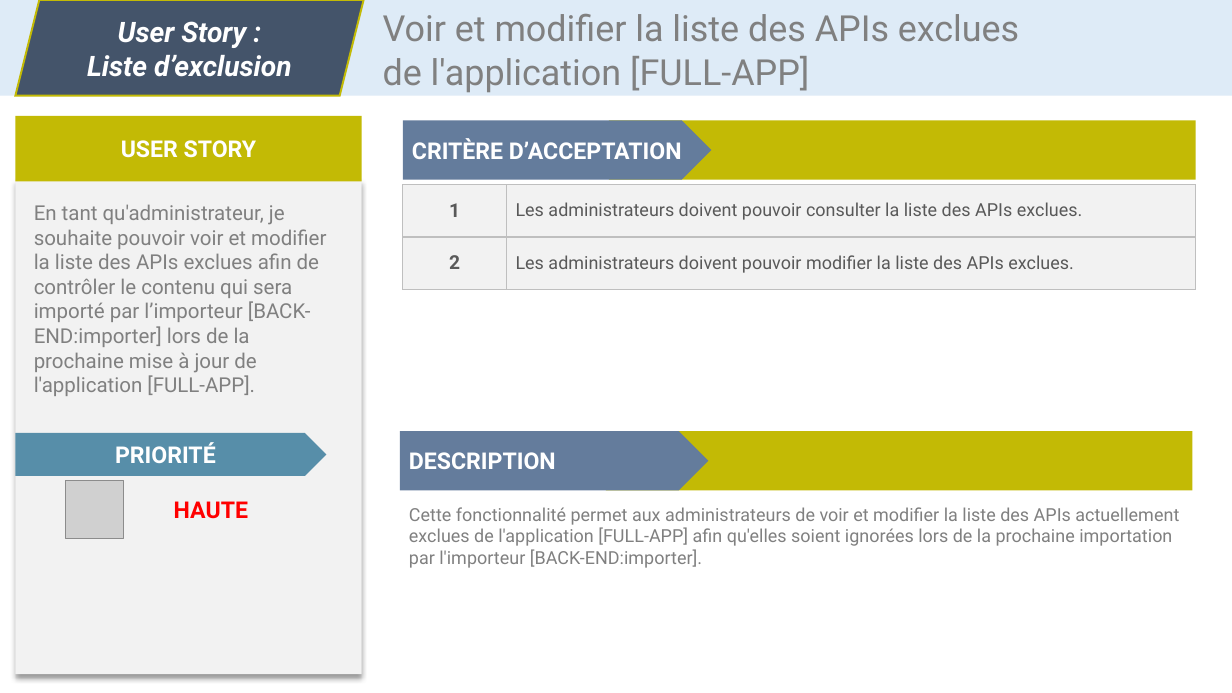
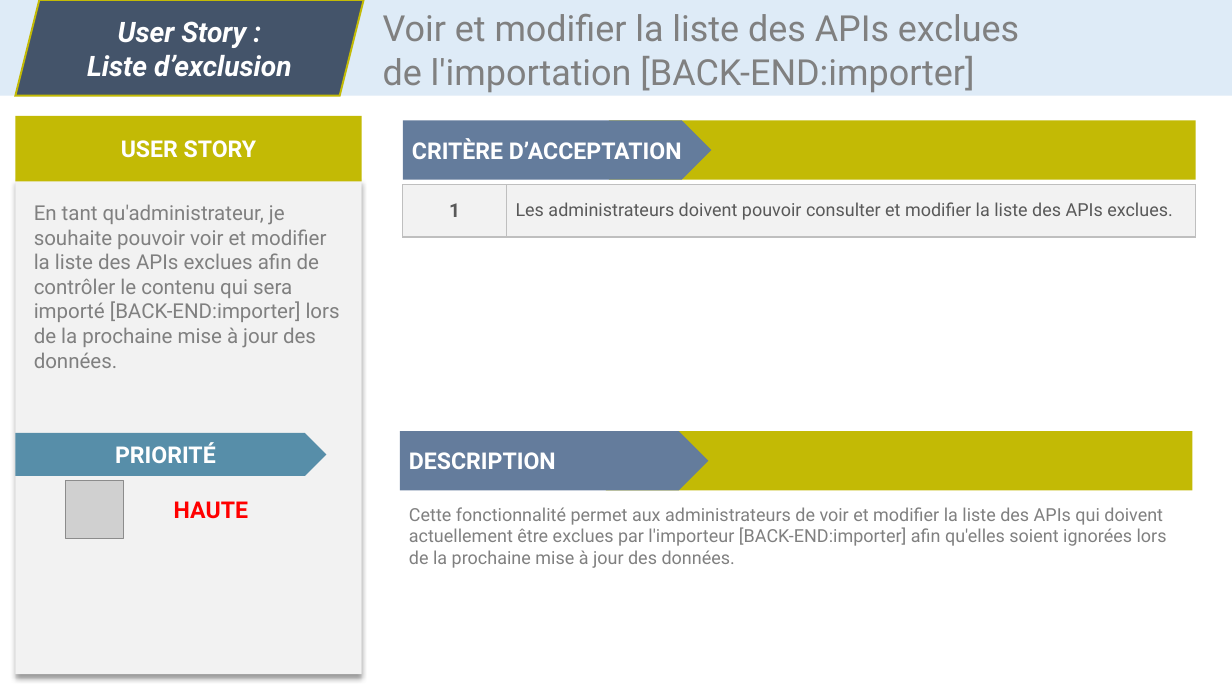
Before and after one commit to CC4K/api-catalog-development, a slide deck: slide 9 of reports/S3-User-Stories/user-stories-dev.odp. Drawn at 1232x693 pixels with LibreOffice and Linux fonts; fonts in the diff are those of the drawing; grey boxes stand for pictures. Boxes give left, top, right and bottom in pixels: in the first picture for what was removed or moved away, otherwise in the second. Text is boxed around its words. In the diff, an @@ line names an element or a change of style, - is before the commit and + after.

```diff
--- a/reports/S3-User-Stories/user-stories-dev.odp
+++ b/reports/S3-User-Stories/user-stories-dev.odp
@@ text at (383, 14, 1019, 92): text changed @@
-Voir et modifier la liste des APIs exclues de l'application [FULL-APP]
+Voir et modifier la liste des APIs exclues de l'importation [BACK-END:importer]
@@ text at (34, 204, 340, 368): text changed @@
-En tant qu'administrateur, je souhaite pouvoir voir et modifier la liste des APIs exclues afin de contrôler le contenu qui sera importé par l’importeur [BACK-END:importer] lors de la prochaine mise à jour de l'application [FULL-APP].
+En tant qu'administrateur, je souhaite pouvoir voir et modifier la liste des APIs exclues afin de contrôler le contenu qui sera importé [BACK-END:importer] lors de la prochaine mise à jour des données.
@@ table at (403, 185, 1195, 237) @@
-row 1: 1 | Les administrateurs doivent pouvoir consulter la liste des APIs exclues.
-row 2: 2 | Les administrateurs doivent pouvoir modifier la liste des APIs exclues.
+row 1: 1 | Les administrateurs doivent pouvoir consulter et modifier la liste des APIs exclues.
@@ text at (409, 507, 1167, 568): text changed @@
-Cette fonctionnalité permet aux administrateurs de voir et modifier la liste des APIs actuellement exclues de l'application [FULL-APP] afin qu'elles soient ignorées lors de la prochaine importation par l'importeur [BACK-END:importer].
+Cette fonctionnalité permet aux administrateurs de voir et modifier la liste des APIs qui doivent actuellement être exclues par l'importeur [BACK-END:importer] afin qu'elles soient ignorées lors de la prochaine mise à jour des données.
```
Also in this commit, not shown: 5 other slides changed, 2 other files.
